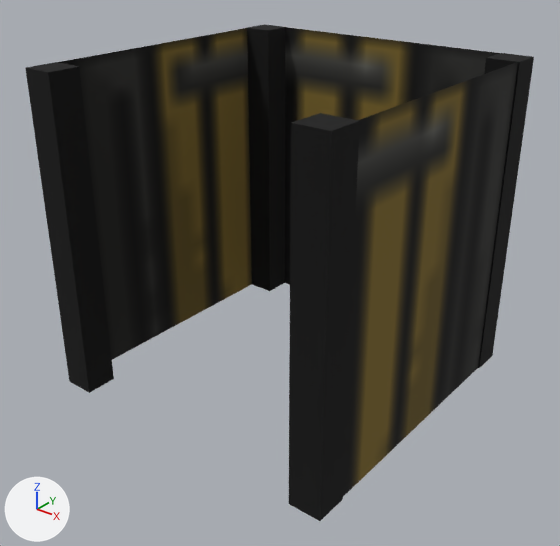
The OBJ model Models/Walls/Wall1/S.obj: old version first, new version second.
Before and after are seen from a camera (50 mm lens) standing at (2.7, -3.45, 1.82) and looking at (0.03, -0.11, -0.25). The axes (+X, +Y, +Z) are drawn at lower left. The lights are the same throughout. The first picture is the older version. Where no turn or scale is listed for an object, it has been applied to the vertices. Vertices at exactly the same position are counted once.

The first picture shows 'E', 'N', 'NE', 'NW', 'SE', 'SW', 'W'.
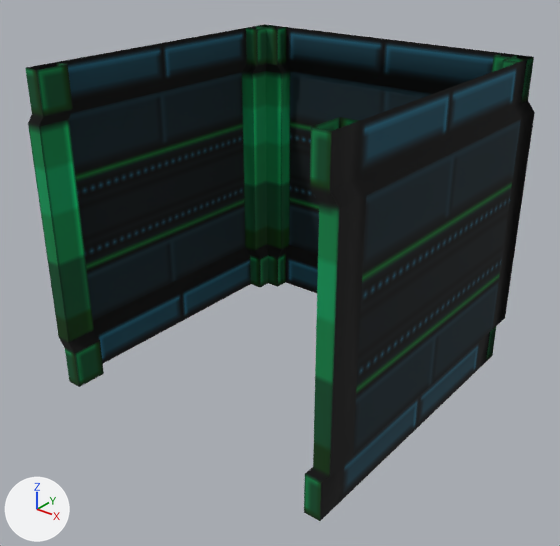
Boxes [x1, y1, x2, y2] around the edits, measured in the pictures (560 x 546 px):
'E', reshaped (32% wider, 7% taller): before [343, 62, 518, 496]; after [304, 55, 535, 521]
'W', reshaped (29% wider, 10% taller): before [59, 28, 252, 359]; after [25, 24, 275, 387]
'N', reshaped: before [285, 27, 499, 285]; after [255, 25, 534, 362]
'SE', deleted: before [289, 113, 360, 521]
'SW', deleted: before [25, 62, 114, 393]
'NW', deleted: before [247, 24, 285, 291]
'NE', deleted: before [478, 53, 534, 368]

The change, as a list of edits to the scene's bpy script:
```text
Add img_newwalltexture1_png:
    img_newwalltexture1_png = load_image('NewWallTexture1.png', 'NewWallTexture1.png', 128, 128, 'sRGB')
Add mat_m_8f18cf77_3786_8aaa_c5f5_a5c595de131f:
    mat_m_8f18cf77_3786_8aaa_c5f5_a5c595de131f = principled_material('m_8f18cf77-3786-8aaa-c5f5-a5c595de131f')
    mat_m_8f18cf77_3786_8aaa_c5f5_a5c595de131f.texture = img_newwalltexture1_png
    mat_m_8f18cf77_3786_8aaa_c5f5_a5c595de131f.roughness = 1.0
Change me_e:
    used by ob_e; location = (0.0, 0.0, 0.0)
    remove me_e.from_pydata(...)  # 4 vertices, 1 face; spans x 0.99, y -0.8..0.8, z -1.0..1.0
    remove me_e.materials.append(mat_m_365873e8_e903_df85_dd86_8b54911b9c89)  # picture img_walltexture_png
    add me_e.from_pydata(...)  # 58 vertices, 50 faces; spans x 0.9..1.05, y -1.0..1.0, z -1.0..1.0
    me_e part 1: the whole mesh is rebuilt
    add me_e.materials.append(mat_m_8f18cf77_3786_8aaa_c5f5_a5c595de131f)  # picture img_newwalltexture1_png
Change me_n:
    used by ob_n; location = (0.0, 0.0, 0.0)
    remove me_n.from_pydata(...)  # 4 vertices, 1 face; spans x -0.8..0.8, y 0.99, z -1.0..1.0
    remove me_n.materials.append(mat_m_365873e8_e903_df85_dd86_8b54911b9c89)  # picture img_walltexture_png
    add me_n.from_pydata(...)  # 58 vertices, 50 faces; spans x -1.0..1.0, y 0.9..1.05, z -1.0..1.0
    me_n part 2: the whole mesh is rebuilt
    add me_n.materials.append(mat_m_8f18cf77_3786_8aaa_c5f5_a5c595de131f)  # picture img_newwalltexture1_png
Change me_w:
    used by ob_w; location = (0.0, 0.0, 0.0)
    remove me_w.from_pydata(...)  # 4 vertices, 1 face; spans x -0.99, y -0.8..0.8, z -1.0..1.0
    remove me_w.materials.append(mat_m_365873e8_e903_df85_dd86_8b54911b9c89)  # picture img_walltexture_png
    add me_w.from_pydata(...)  # 58 vertices, 50 faces; spans x -1.05..-0.9, y -1.0..1.0, z -1.0..1.0
    me_w part 3: the whole mesh is rebuilt
    add me_w.materials.append(mat_m_8f18cf77_3786_8aaa_c5f5_a5c595de131f)  # picture img_newwalltexture1_png
Remove ob_ne:
    ob_ne = bpy.data.objects.new('NE', me_ne)
    ob_ne.location = (0.0, 0.0, 0.0)
Remove ob_nw:
    ob_nw = bpy.data.objects.new('NW', me_nw)
    ob_nw.location = (0.0, 0.0, 0.0)
Remove ob_se:
    ob_se = bpy.data.objects.new('SE', me_se)
    ob_se.location = (0.0, 0.0, 0.0)
Remove ob_sw:
    ob_sw = bpy.data.objects.new('SW', me_sw)
    ob_sw.location = (0.0, 0.0, 0.0)
```
